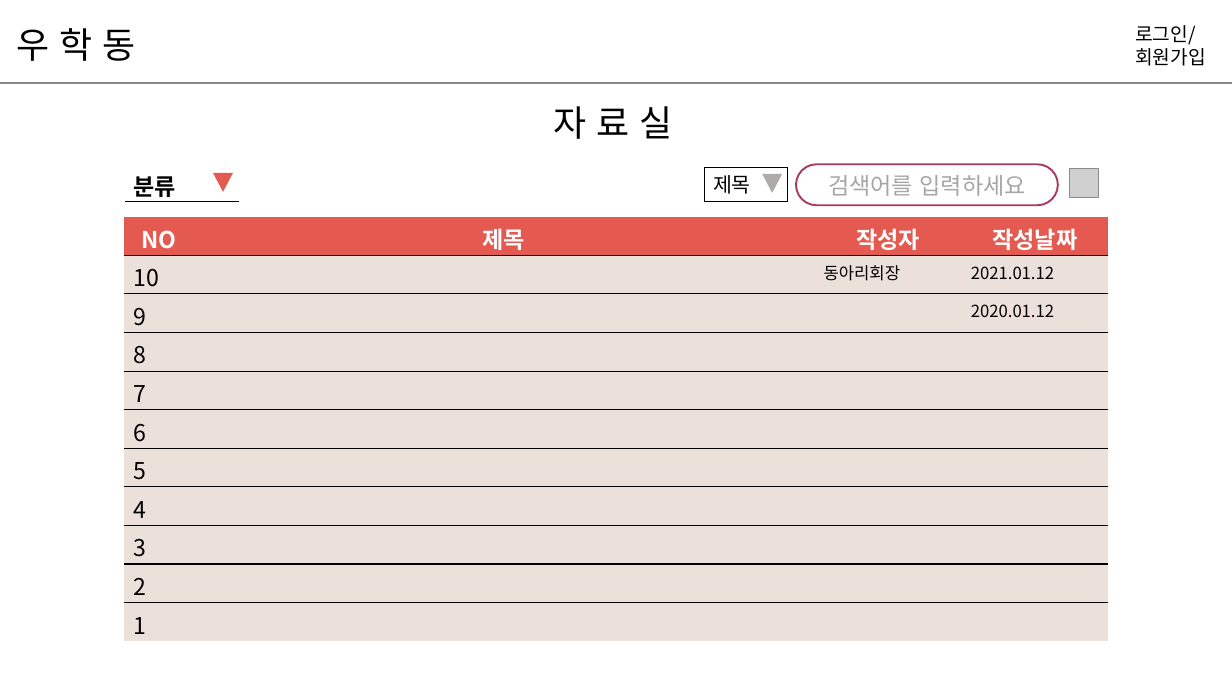
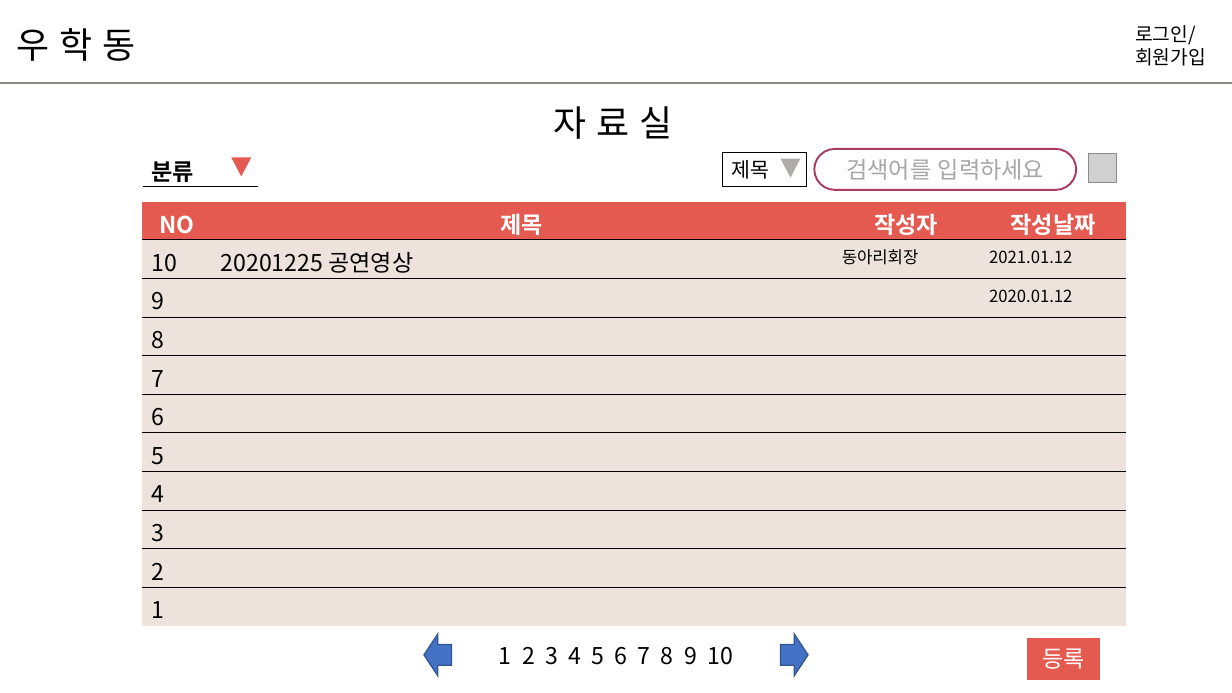
Before and after one commit to hyunniesss/ToyProject, a slide deck: slide 19 of document/와이어프레임/우학동_와이어프레임.pptx (slide 17 before the commit). Drawn at 1232x693 pixels with LibreOffice and Linux fonts; fonts in the diff are those of the drawing; grey boxes stand for pictures. Boxes give left, top, right and bottom in pixels: in the first picture for what was removed or moved away, otherwise in the second. Text is boxed around its words. In the diff, an @@ line names an element or a change of style, - is before the commit and + after.

```diff
--- a/document/와이어프레임/우학동_와이어프레임.pptx
+++ b/document/와이어프레임/우학동_와이어프레임.pptx
@@ rounded rectangle "검색어를 입력하세요": place and size @@
-rounded rectangle "검색어를 입력하세요" at bbox=[797, 165, 1058, 205]
+rounded rectangle "검색어를 입력하세요" at bbox=[814, 149, 1076, 189]
@@ 2 tables, 2 triangles, 1 picture, 1 rectangle: place and size @@
-2 tables, 2 triangles, 1 picture, 1 rectangle at bbox=[124, 165, 1108, 641]
+2 tables, 2 triangles, 1 picture, 1 rectangle at bbox=[142, 149, 1127, 626]
@@ table at bbox=[142, 201, 1127, 626] @@
-row 2, column 2: 
+row 2, column 2: 20201225 공연영상
@@ fill #EBE0DA to #EEE2DC in 40 cells @@
@@ right arrow added at bbox=[424, 634, 452, 676], fill #4472C4, outline #325491 1 pt @@
@@ text added at bbox=[499, 646, 733, 665], 18 pt, text #000000 @@
+1 2 3 4 5 6 7 8 9 10
@@ right arrow added at bbox=[781, 634, 809, 676], fill #4472C4, outline #325491 1 pt @@
@@ rectangle added at bbox=[1028, 639, 1099, 679], fill #E55A50, outline #E55A50 1 pt, 18 pt, text #FFFFFF @@
+등록
```
Also in this commit, not shown: 16 other slides changed, 3 slides added.
